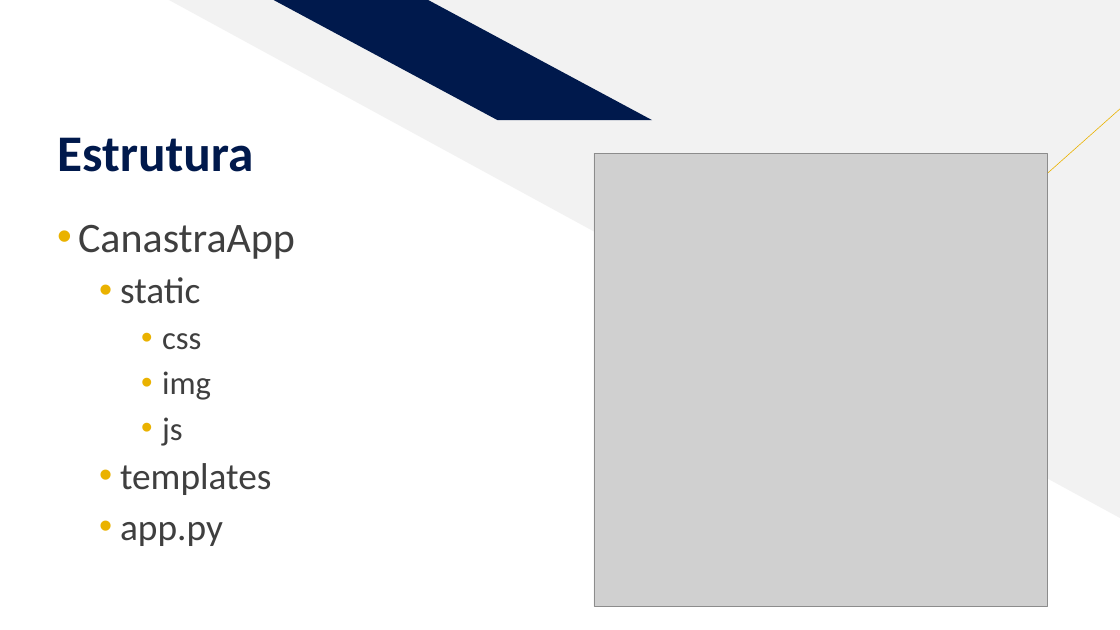
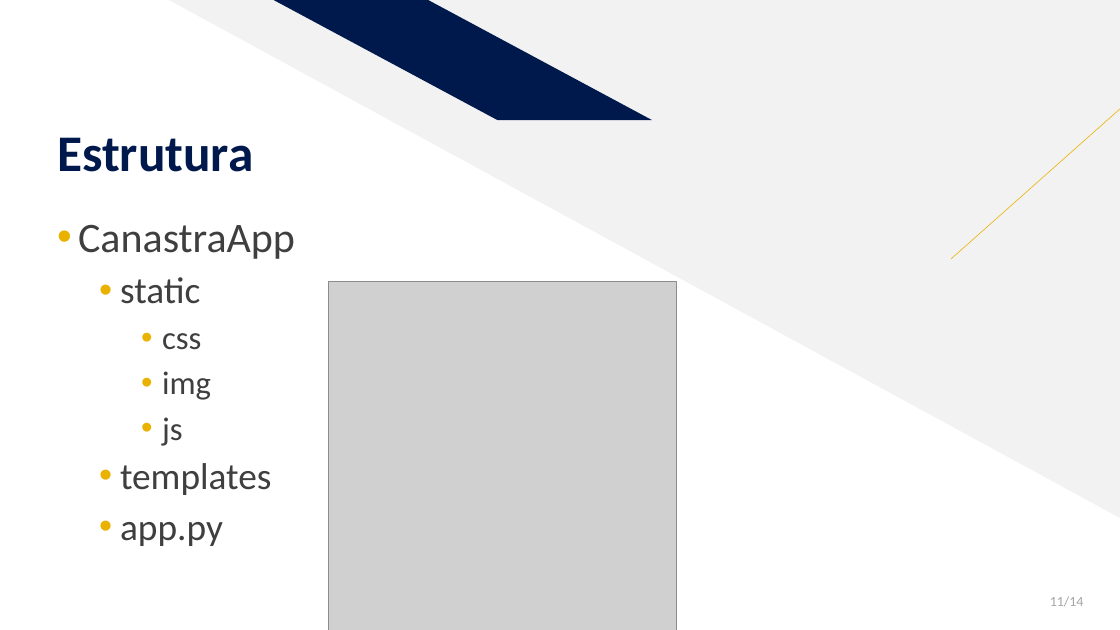
Before and after one commit to dbb-01/CanastraApp, a slide deck: slide 11 of Proxecto.pptx (slide 10 before the commit). Drawn at 1120x630 pixels with LibreOffice and Linux fonts; fonts in the diff are those of the drawing; grey boxes stand for pictures. Boxes give left, top, right and bottom in pixels: in the first picture for what was removed or moved away, otherwise in the second. Text is boxed around its words. In the diff, an @@ line names an element or a change of style, - is before the commit and + after.

```diff
--- a/Proxecto.pptx
+++ b/Proxecto.pptx
@@ picture removed at <box>594,153,1048,607</box> @@
@@ picture added at <box>329,282,676,630</box> @@
@@ page number added at <box>1050,596,1084,606</box>, 12 pt, text #A5A5A5 @@
+11/14
```
Also in this commit, not shown: 11 other slides changed, 2 slides added, 1 slide removed.
